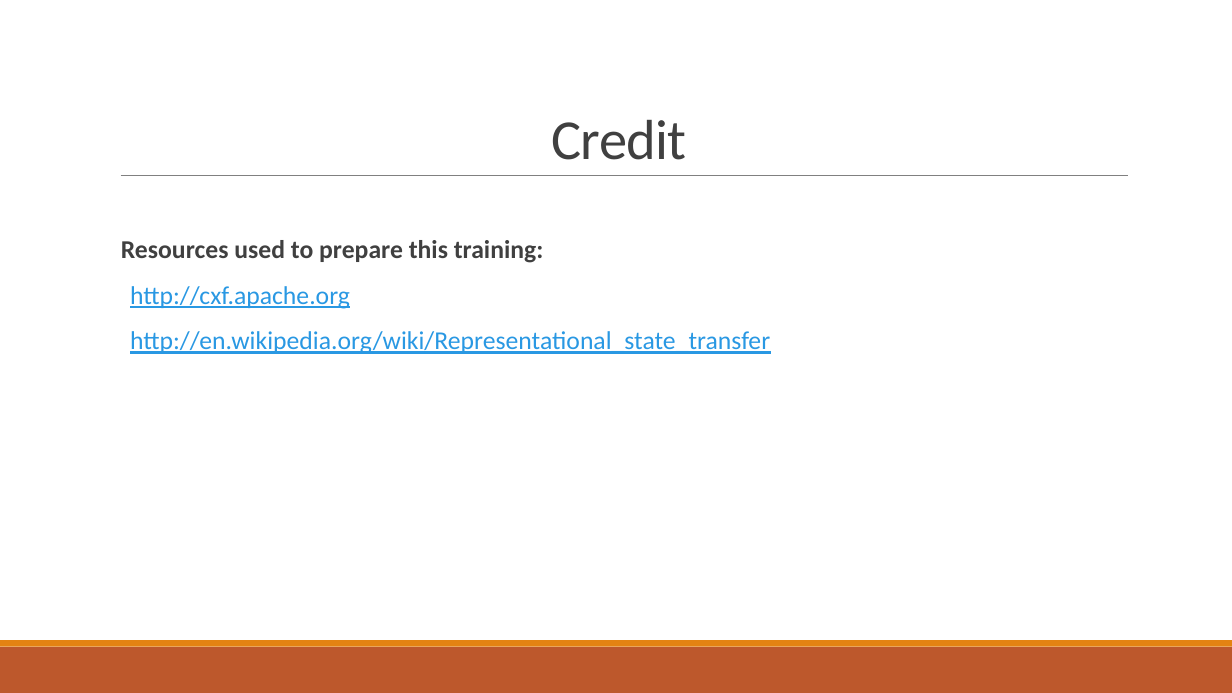
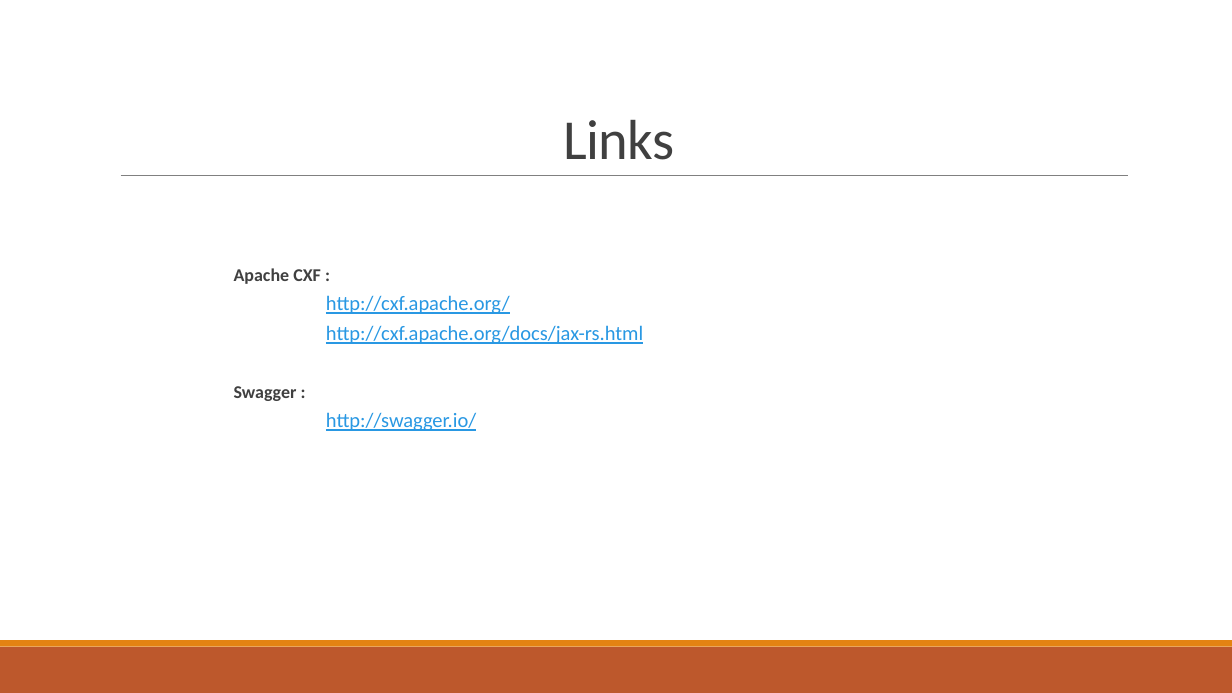
Before and after one commit to balacode/mydoc, a slide deck: slide 31 of REST PPT.pptx. Drawn at 1232x693 pixels with LibreOffice and Linux fonts; fonts in the diff are those of the drawing. Boxes give left, top, right and bottom in pixels: in the first picture for what was removed or moved away, otherwise in the second. Text is boxed around its words. In the diff, an @@ line names an element or a change of style, - is before the commit and + after.

```diff
--- a/REST PPT.pptx
+++ b/REST PPT.pptx
@@ title at (x1=564, y1=120, x2=675, y2=160): text changed @@
-Credit
+Links
@@ text at (x1=234, y1=268, x2=643, y2=431): text changed; size 20 to 16 pt @@
-Resources used to prepare this training:
-  http://cxf.apache.org
-  http://en.wikipedia.org/wiki/Representational_state_transfer
+  Apache CXF :
+  http://cxf.apache.org/
+  http://cxf.apache.org/docs/jax-rs.html
+  Swagger :
+  http://swagger.io/
```
Also in this commit, not shown: 14 other slides changed, 1 other file.
